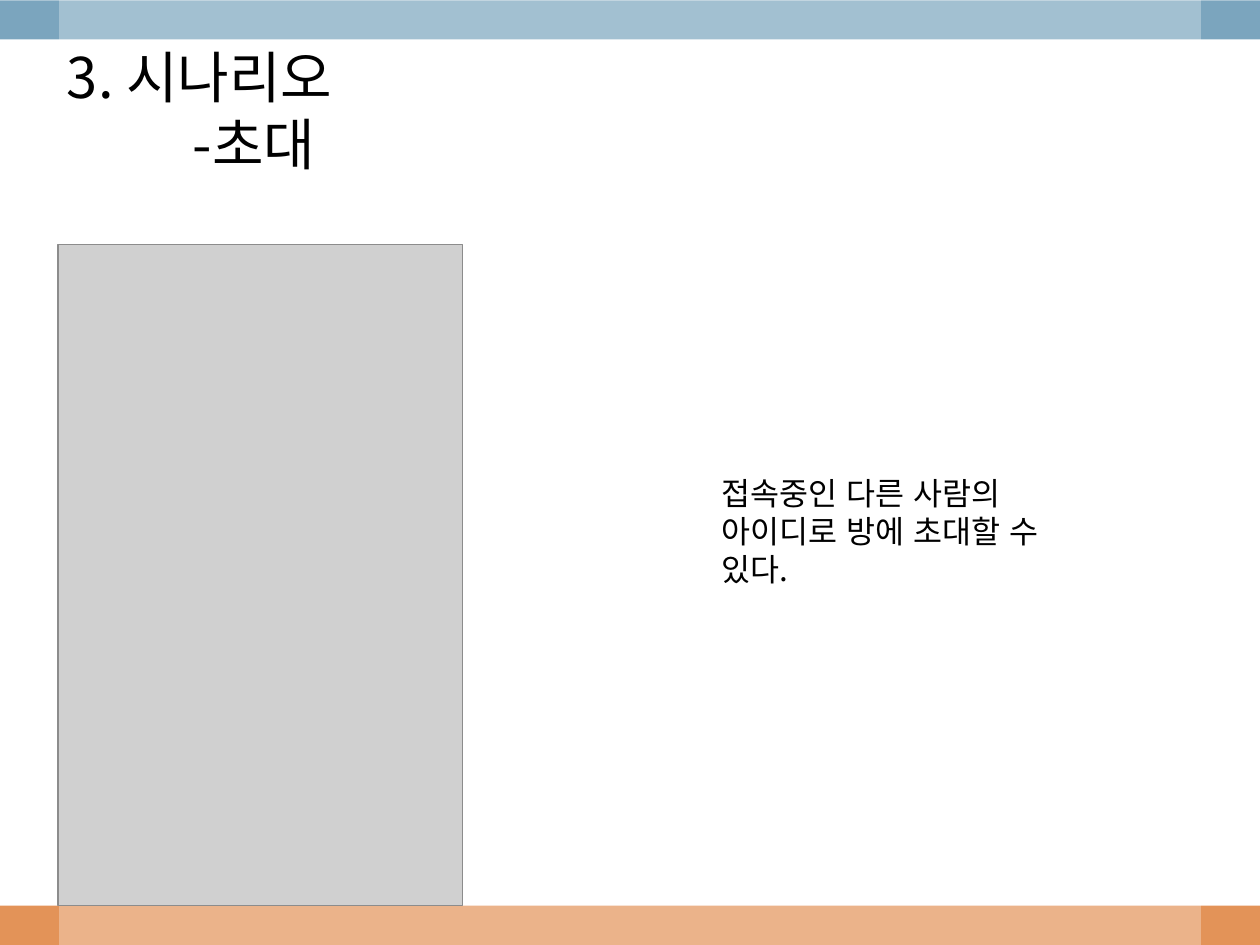
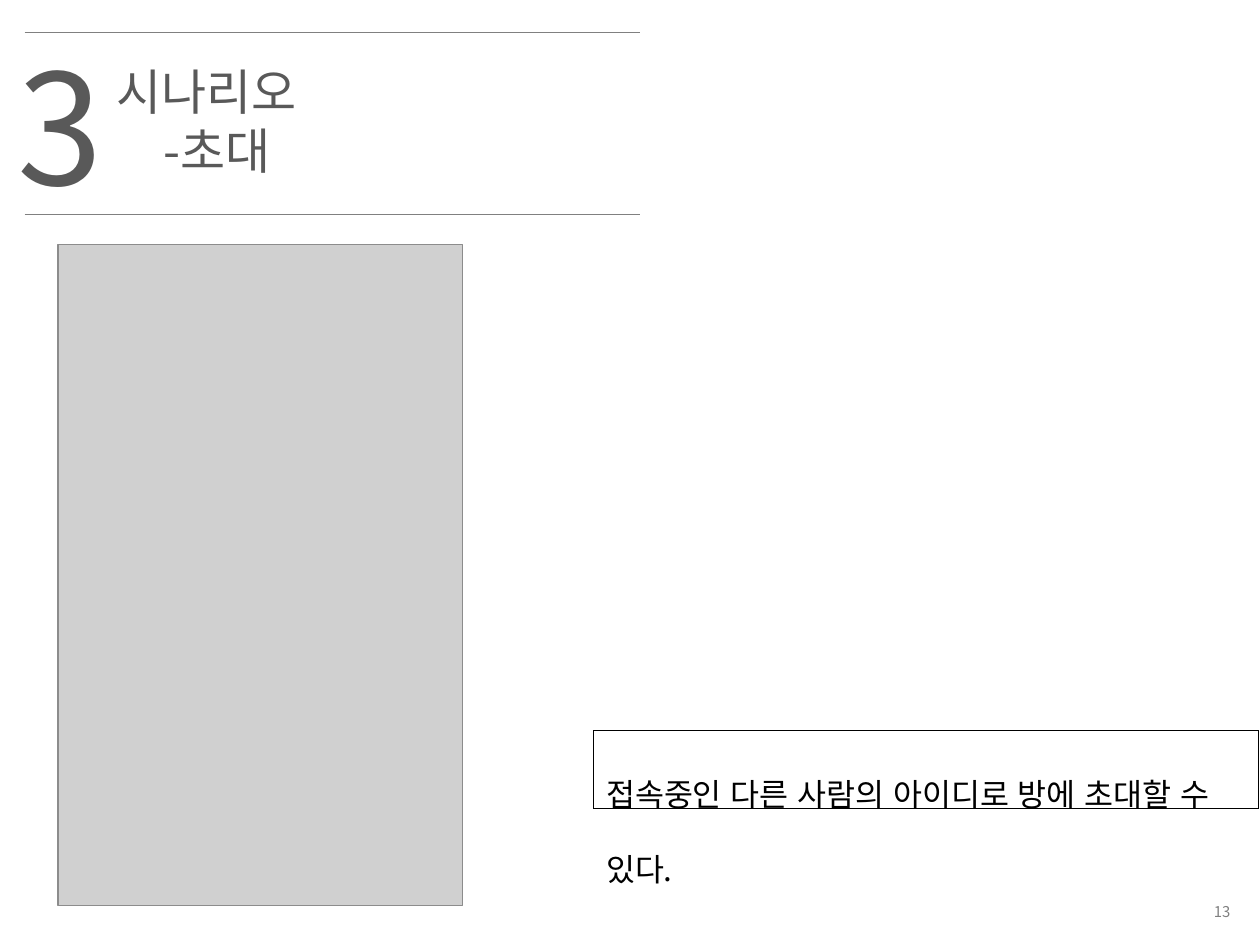
Before and after one commit to imjihun/EglobalStudy, a slide deck: slide 14 of ppt/chatting.pptx. Drawn at 1260x945 pixels with LibreOffice and Linux fonts; fonts in the diff are those of the drawing; grey boxes stand for pictures; background and template pictures are left out. Boxes give left, top, right and bottom in pixels: in the first picture for what was removed or moved away, otherwise in the second. Text is boxed around its words. In the diff, an @@ line names an element or a change of style, - is before the commit and + after.

```diff
--- a/ppt/chatting.pptx
+++ b/ppt/chatting.pptx
@@ rectangle removed at [0,0,1260,39] @@
@@ rectangle removed at [59,0,1201,945] @@
@@ text added at [17,32,102,215], 88 pt, text #595959 @@
+3
@@ line added from (25, 33) to (640, 33), #808080 0.75 pt @@
@@ text "시나리오": place and size @@
-text "시나리오" at [67,51,332,170]
+text "시나리오" at [117,69,297,173]
@@ text at [117,69,297,114]: text changed; size 32 to 28 pt; text colour #000000 to #595959 @@
-3. 시나리오
+시나리오
@@ text at [164,128,271,173]: size 32 to 28 pt, text colour #000000 to #595959 in "-초대"; indent changed @@
@@ line added from (25, 214) to (640, 214), #808080 0.75 pt @@
@@ rectangle "접속중인 다른 사람의 아이디로 방에 ...": place and size @@
-rectangle "접속중인 다른 사람의 아이디로 방에 ..." at [722,479,1038,546]
+rectangle "접속중인 다른 사람의 아이디로 방에 ..." at [593,731,1259,809]
@@ rectangle "접속중인 다른 사람의 아이디로 방에 ..." at [593,731,1259,809]: line spacing 1 to 2; fill none to #FFFFFF; outline none to #000000 0.75 pt @@
@@ rectangle removed at [0,906,1260,945] @@
@@ page number added at [1214,906,1231,917], 8.5 pt, text #808080 @@
+13
```
Also in this commit, not shown: 31 other slides changed, 2 slides added, 1 slide removed, 1 other file.
